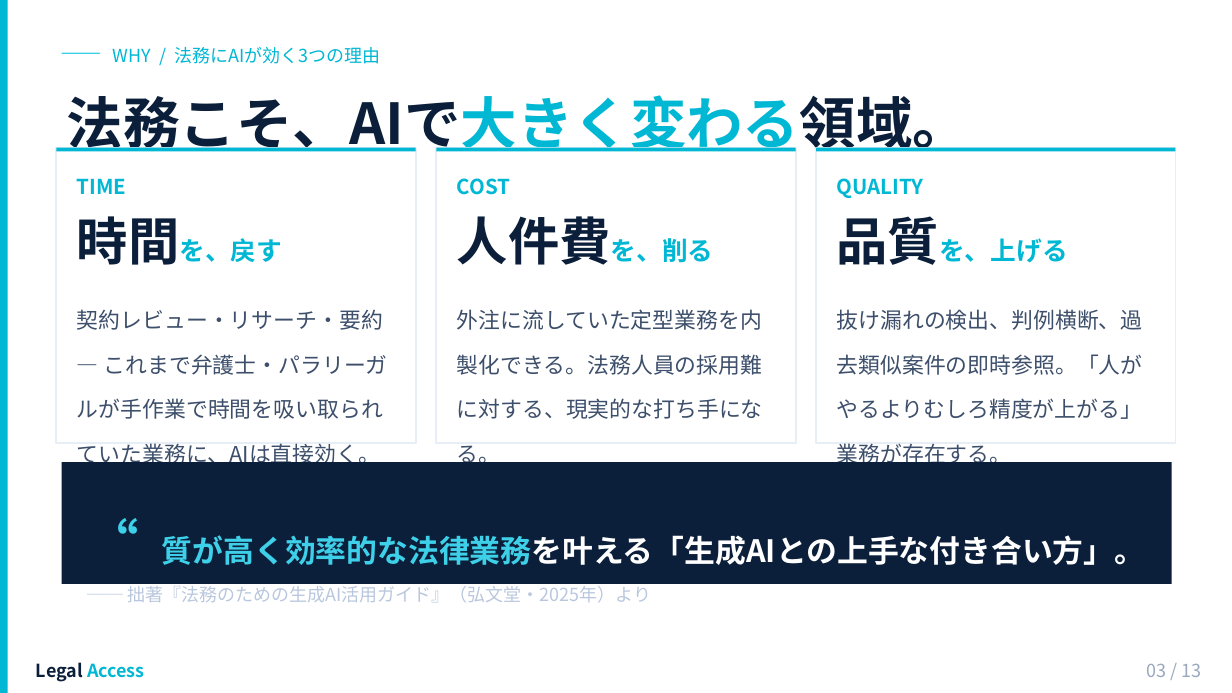
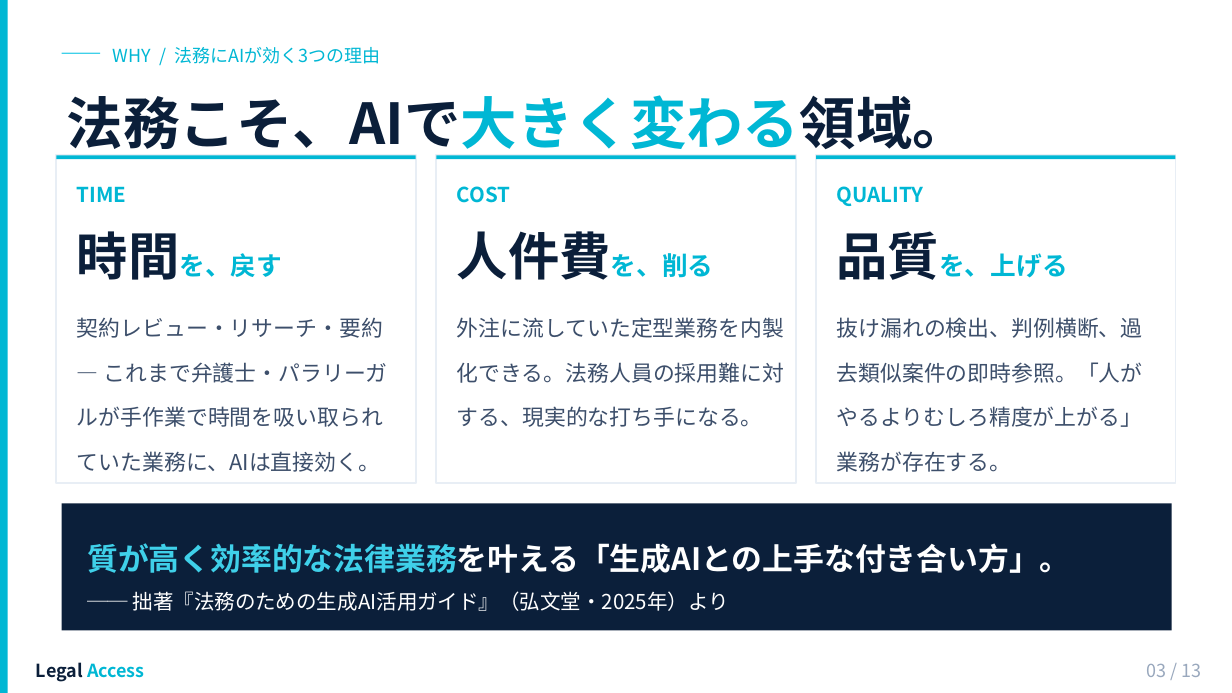
Before and after one commit to Legal-Access/marketing-slides, a slide deck: slide 3 of 44_法務生成AI導入ロードマップ策定・推進/法務生成AIスライド作成/20260517_LegalAccess_法務AIロードマップ提案.pptx. Drawn at 1232x693 pixels with LibreOffice and Linux fonts; fonts in the diff are those of the drawing. Boxes give left, top, right and bottom in pixels: in the first picture for what was removed or moved away, otherwise in the second. Text is boxed around its words. In the diff, an @@ line names an element or a change of style, - is before the commit and + after.

```diff
--- a/44_法務生成AI導入ロードマップ策定・推進/法務生成AIスライド作成/20260517_LegalAccess_法務AIロードマップ提案.pptx
+++ b/44_法務生成AI導入ロードマップ策定・推進/法務生成AIスライド作成/20260517_LegalAccess_法務AIロードマップ提案.pptx
@@ rectangle resized from (x1=56, y1=148, x2=416, y2=443) to (x1=56, y1=155, x2=416, y2=483) @@
@@ rectangle resized from (x1=436, y1=148, x2=796, y2=443) to (x1=436, y1=155, x2=796, y2=483) @@
@@ 3 texts, 3 rectangles moved together from (x1=56, y1=148, x2=1176, y2=198) to (x1=56, y1=155, x2=1176, y2=206) @@
@@ rectangle resized from (x1=816, y1=148, x2=1176, y2=443) to (x1=816, y1=155, x2=1176, y2=483) @@
@@ 3 texts moved together from (x1=77, y1=216, x2=1067, y2=265) to (x1=77, y1=231, x2=1067, y2=280) @@
@@ text "契約レビュー・リサーチ・要約 — これまで弁護士・パラリーガルが手作業で時間を吸い取られていた業務に、AIは直接効く。" rewrapped from (x1=77, y1=309, x2=388, y2=468) to (x1=77, y1=317, x2=388, y2=472) @@
@@ text "外注に流していた定型業務を内製化できる。法務人員の採用難に対する、現実的な打ち手になる。" rewrapped from (x1=457, y1=309, x2=763, y2=419) to (x1=457, y1=317, x2=784, y2=427) @@
@@ text "抜け漏れの検出、判例横断、過去類似案件の即時参照。「人がやるよりむしろ精度が上がる」業務が存在する。" rewrapped from (x1=837, y1=309, x2=1143, y2=468) to (x1=837, y1=317, x2=1143, y2=472) @@
@@ rectangle "質が高く効率的な法律業務を叶える「生成AIとの上手な付き合い方」。" resized from (x1=62, y1=462, x2=1172, y2=584) to (x1=62, y1=504, x2=1172, y2=630) @@
@@ text in rectangle at (x1=87, y1=543, x2=1070, y2=573): text changed @@
-“ 質が高く効率的な法律業務を叶える「生成AIとの上手な付き合い方」。
+質が高く効率的な法律業務を叶える「生成AIとの上手な付き合い方」。
@@ text in rectangle at (x1=133, y1=591, x2=729, y2=611): size 14 to 16 pt, text colour #B9C7DE to #FFFFFF in "── 拙著『法務のための生成AI活用ガイド』（弘文堂・2025年）より" @@
```
Also in this commit, not shown: 12 other slides changed.
